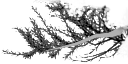
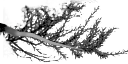
The second 128x64 image is a revision of the first. Changes to its layers:
added layer "branch body left copy 3" above "branch right" over [0, 22, 85, 51]
showed "branch right" over [3, 0, 128, 63]
hid "branch body left" over [43, 24, 128, 52]
hid "Layer 1 copy 2" over [1, 0, 128, 63]
